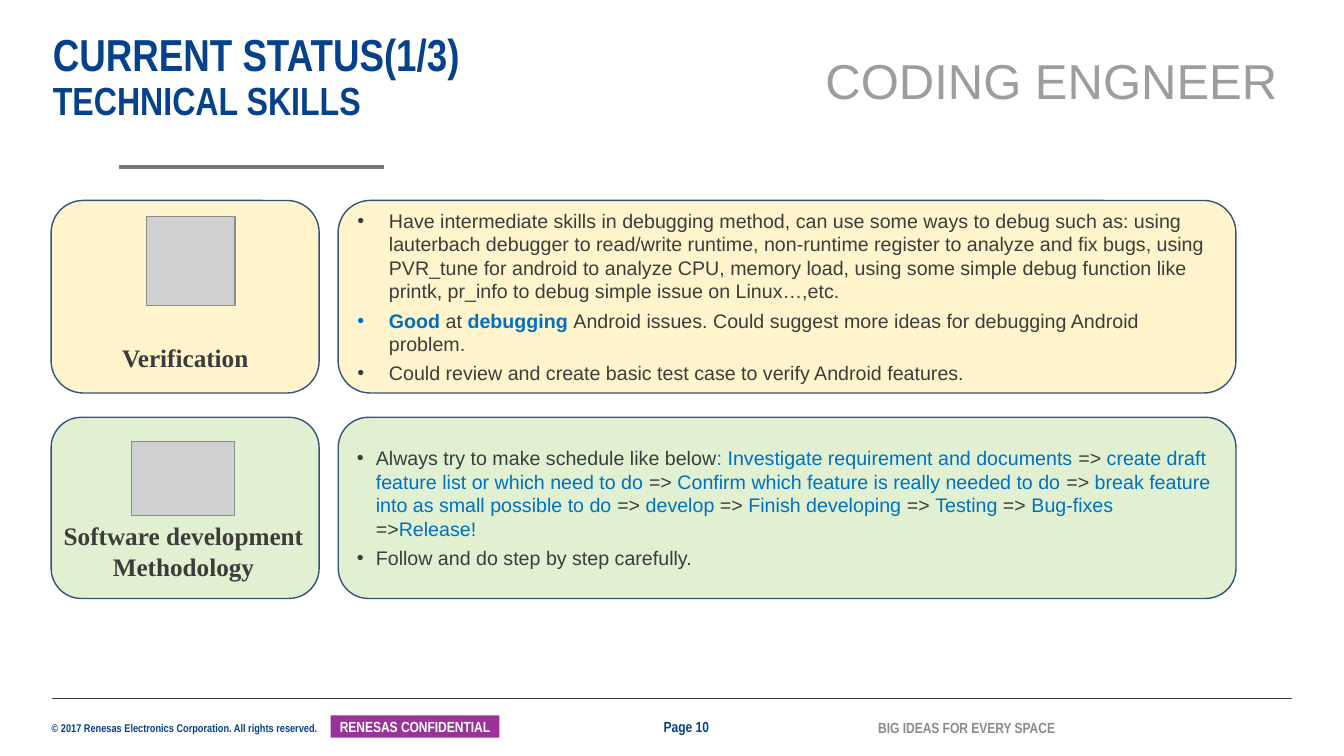
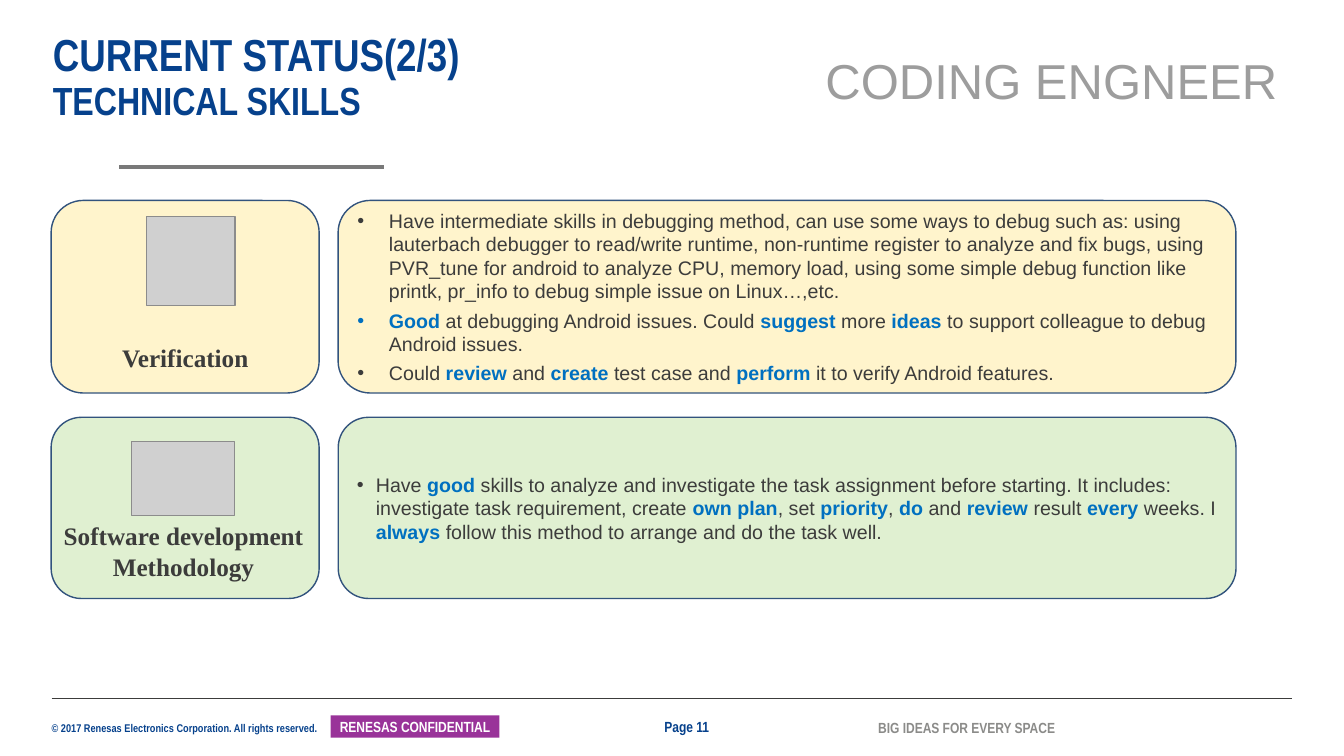
Before and after one commit to tranchikha/myapplication, a slide deck: slide 11 of LAST_TERM/2042_TranChiKha_ISS_MentorMentee_26G.pptx (slide 10 before the commit). Drawn at 1344x756 pixels with LibreOffice and Linux fonts; fonts in the diff are those of the drawing; grey boxes stand for pictures; background and template pictures are left out. Boxes give left, top, right and bottom in pixels: in the first picture for what was removed or moved away, otherwise in the second. Text is boxed around its words. In the diff, an @@ line names an element or a change of style, - is before the commit and + after.

```diff
--- a/LAST_TERM/2042_TranChiKha_ISS_MentorMentee_26G.pptx
+++ b/LAST_TERM/2042_TranChiKha_ISS_MentorMentee_26G.pptx
@@ title at [53, 38, 460, 116]: text changed @@
-CURRENT STATUS(1/3)
-TECHNICAL SKILLS
+CURRENT STATUS(2/3)
+TECHNICAL SKILLS
@@ text in rounded rectangle at [389, 313, 1206, 384]: text changed @@
-• Good at debugging Android issues. Could suggest more ideas for debugging Android problem.
-• Could review and create basic test case to verify Android features.
+• Good at debugging Android issues. Could suggest more ideas to support colleague to debug Android issues.
+• Could review and create test case and perform it to verify Android features.
@@ text in rounded rectangle at [376, 477, 1215, 543]: text changed; text colour #0070C0 to #3C3C3B @@
-• Always try to make schedule like below: Investigate requirement and documents => create draft feature list or which need to do => Confirm which feature is really needed to do => break feature into as small possible to do => develop => Finish developing => Testing => Bug-fixes =>Release!
-• Follow and do step by step carefully.
+• Have good skills to analyze and investigate the task assignment before starting. It includes: investigate task requirement, create own plan, set priority, do and review result every weeks. I always follow this method to arrange and do the task well.
@@ page number at [664, 722, 709, 735]: text changed @@
-Page 10
+Page 11
```
Also in this commit, not shown: 9 other slides changed, 3 slides added, 2 slides removed, 8 other files.
